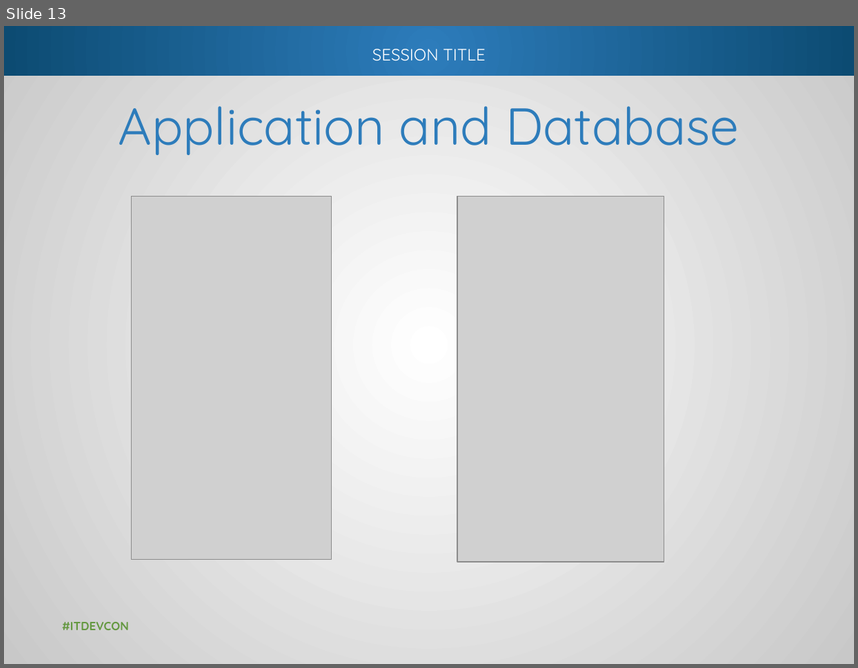
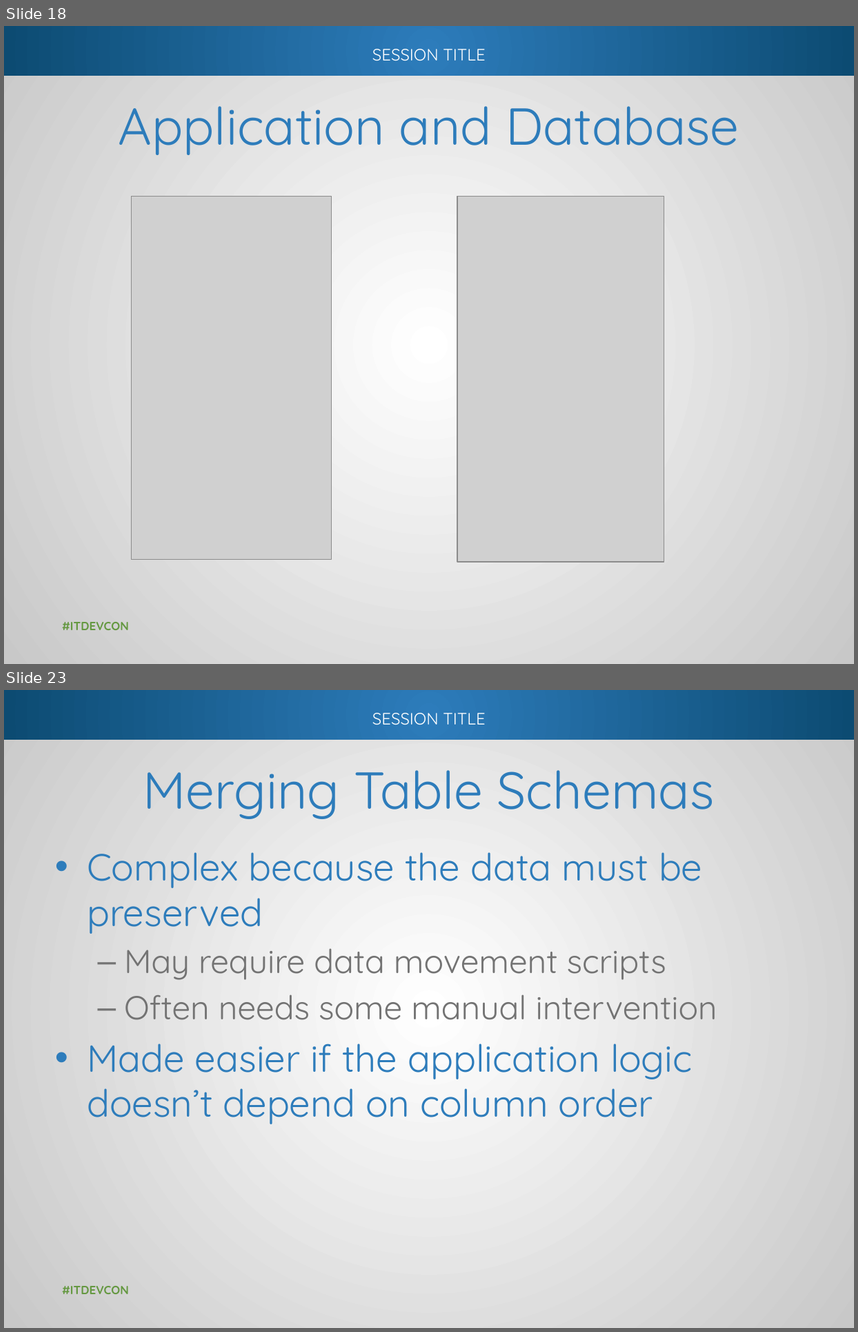
Before and after one commit to way0utwest/Branching-and-Merging-DB-Code, a slide deck: Presentation/BranchMergeDBCode.pptx. Shown one above the other, each under a label of ours: slide 13 before the commit, slides 18 and 23 after it; the slides between them are not shown. The pictures are 858x668 and 858x1332 pixels, drawn with LibreOffice and Linux fonts; fonts in the diff are those of the drawing; grey boxes stand for pictures; background and template pictures are left out. Boxes give left, top, right and bottom in pixels: in the first picture for what was removed or moved away, otherwise in the second. Text is boxed around its words. In the diff, an @@ line names an element or a change of style, - is before the commit and + after.

Commit message:
Added new slides for Merging. Draft 1 complete here.

```diff
--- a/Presentation/BranchMergeDBCode.pptx
+++ b/Presentation/BranchMergeDBCode.pptx
@@ slide 23 added at <box>4,690,854,1328</box>, background #FFFFFF; not listed: 3 template elements that a slide beside it also shows @@
@@ title added at <box>143,770,715,819</box>, 44 pt, text #2D7CBB @@
+Merging Table Schemas
@@ text added at <box>87,852,717,1124</box>, 32 pt, text #2D7CBB @@
+• Complex because the data must be preserved
+  – May require data movement scripts
+  – Often needs some manual intervention
+• Made easier if the application logic doesn’t depend on column order
@@ text added at <box>62,1285,129,1294</box>, 10 pt, text #649840, bold @@
+#ITDEVCON
@@ what was slide 13 is now slide 18 @@
```
Also in this commit, not shown: 8 slides changed, 8 other slides added, 3 slides removed.
